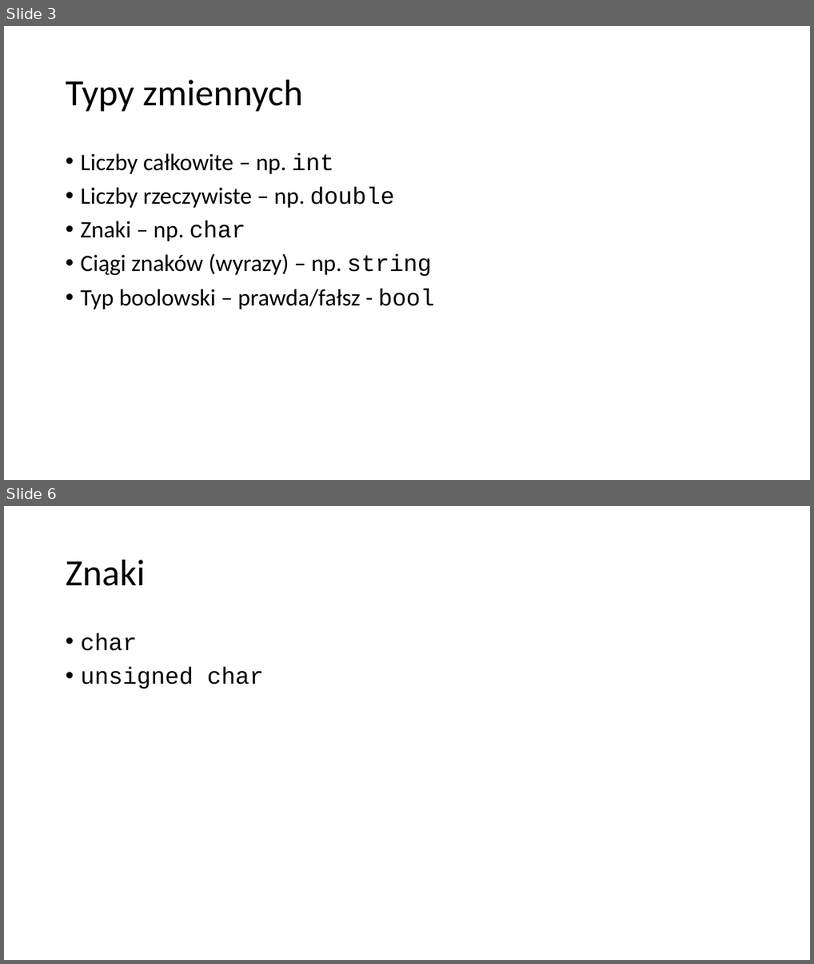
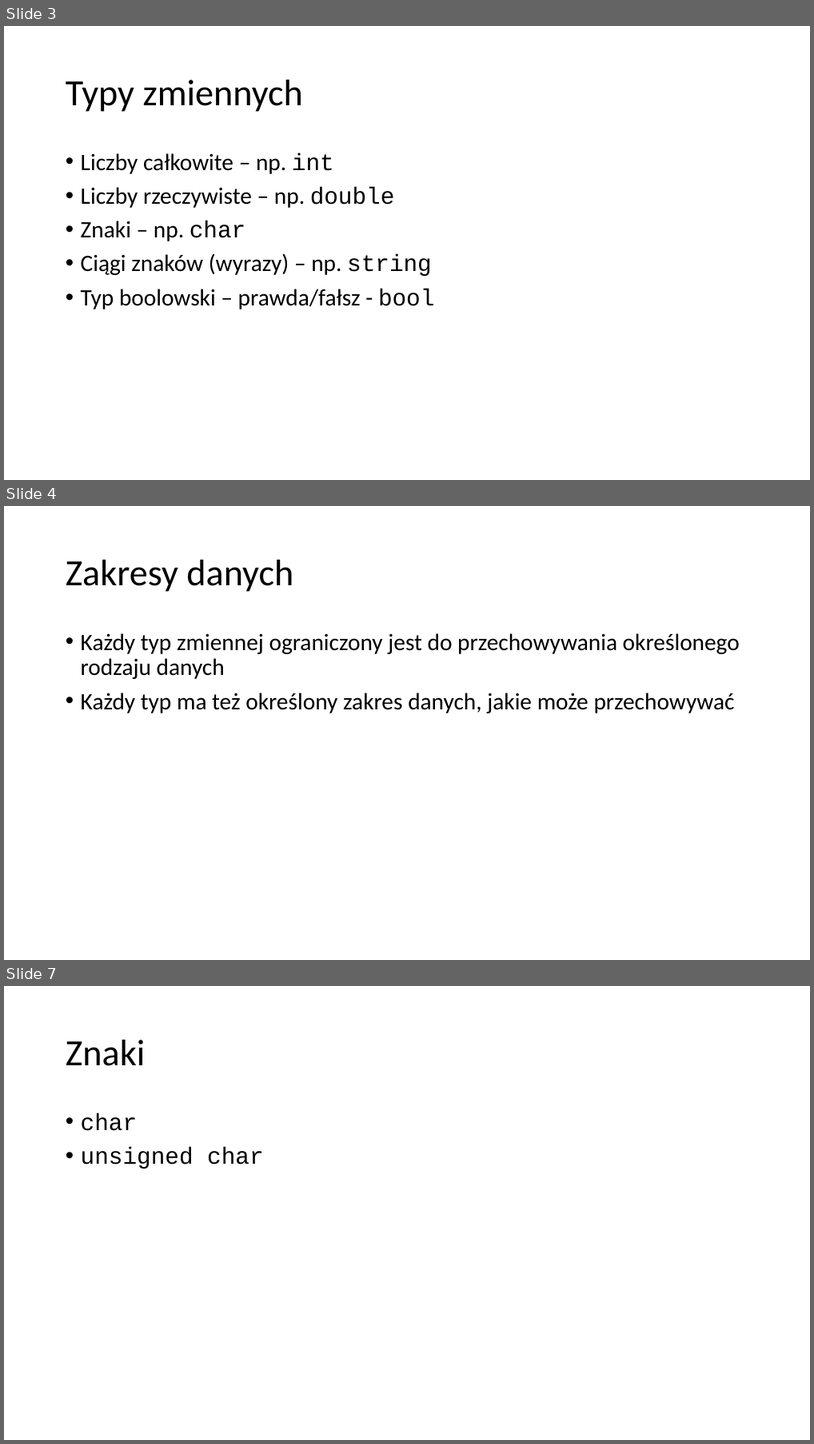
Before and after one commit to blackbat13/cs-lut, a slide deck: Programowanie/C++/Zmienne.pptx. Shown one above the other, each under a label of ours: slides 3 and 6 before the commit, slides 3, 4 and 7 after it; the slides between them are not shown. The pictures are 814x964 and 814x1444 pixels, drawn with LibreOffice and Linux fonts; fonts in the diff are those of the drawing. Boxes give left, top, right and bottom in pixels: in the first picture for what was removed or moved away, otherwise in the second. Text is boxed around its words. In the diff, an @@ line names an element or a change of style, - is before the commit and + after.

```diff
--- a/Programowanie/C++/Zmienne.pptx
+++ b/Programowanie/C++/Zmienne.pptx
@@ slide 4 added at [4,506,810,960], background #FFFFFF @@
@@ title added at [66,560,294,592], 44 pt, text #000000 @@
+Zakresy danych
@@ text added at [81,633,740,713], 28 pt, text #000000 @@
+• Każdy typ zmiennej ograniczony jest do przechowywania określonego rodzaju danych
+• Każdy typ ma też określony zakres danych, jakie może przechowywać
@@ what was slide 6 is now slide 7 @@
```
Also in this commit, not shown: 1 slide changed, 1 other slide added, 1 slide removed, 1 other file.
